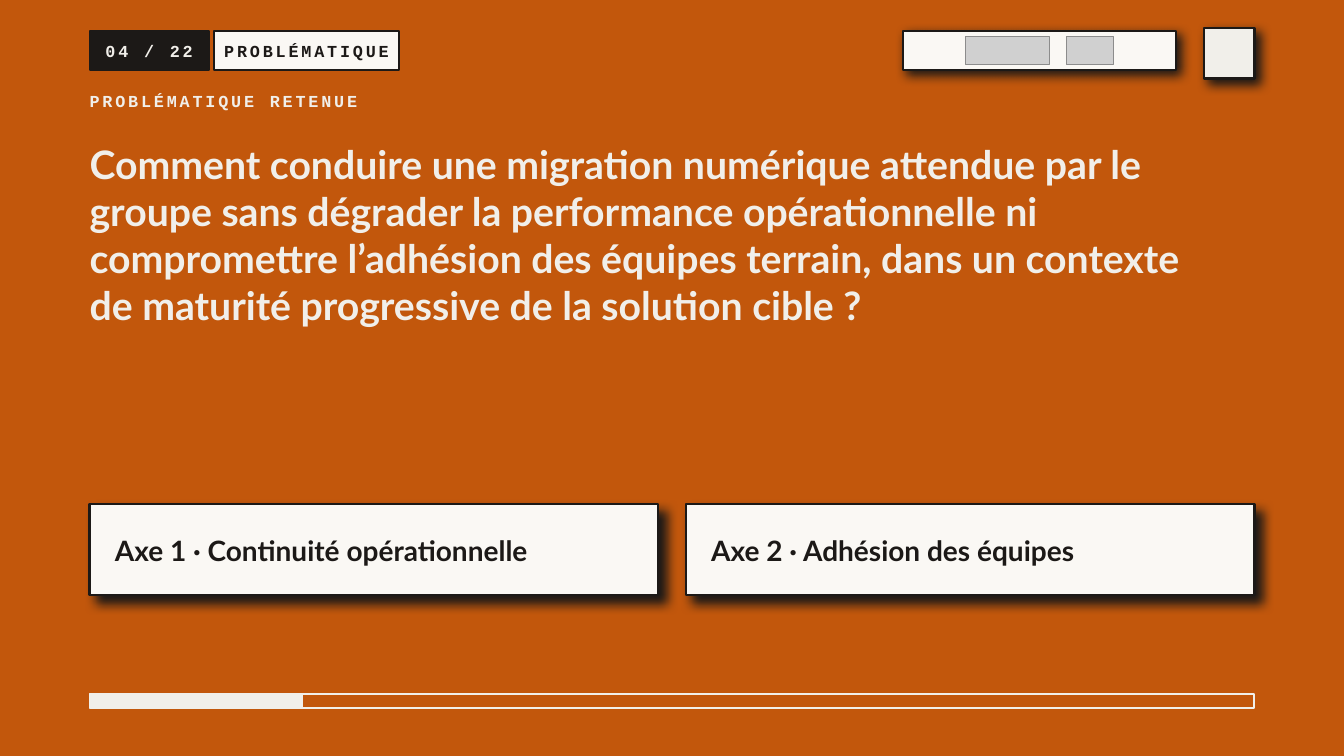
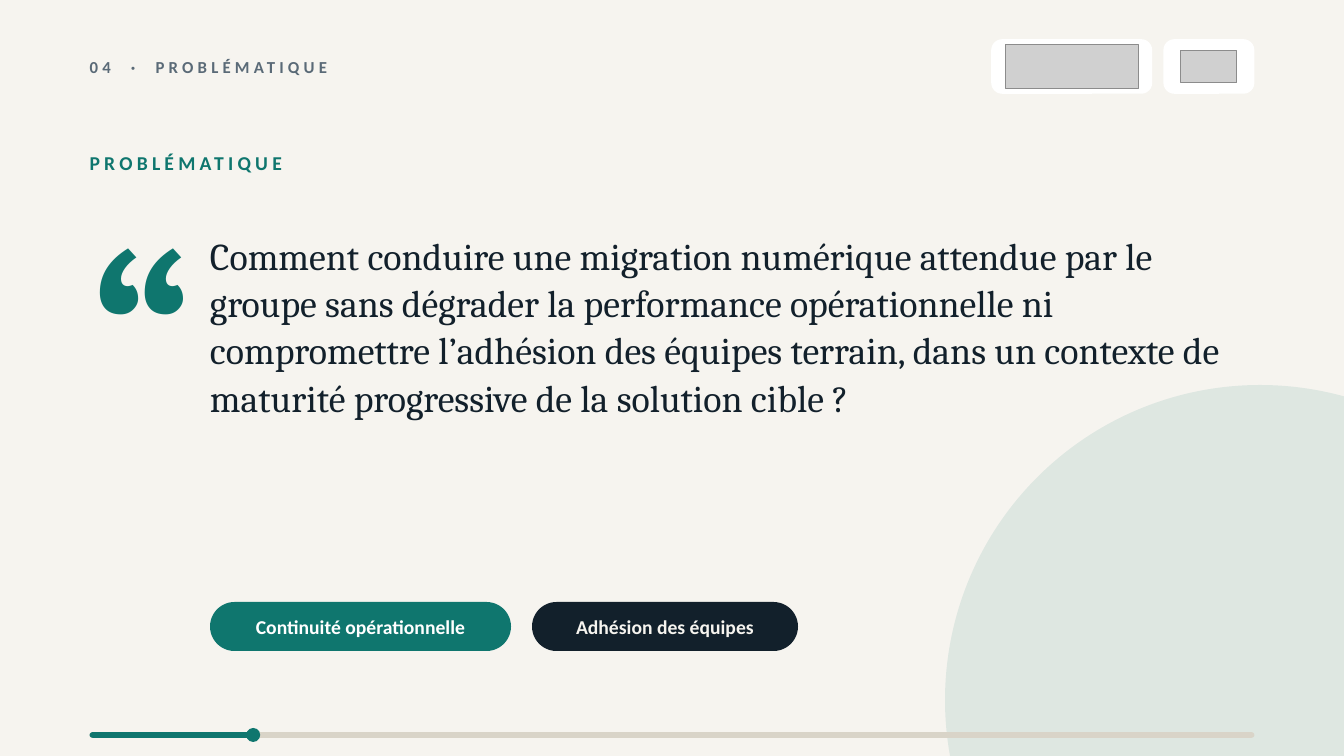
Before and after one commit to falachabt/Icam, a slide deck: slide 4 of Presentation_Kizeo_Teepee.pptx. Drawn at 1344x756 pixels with LibreOffice and Linux fonts; fonts in the diff are those of the drawing; grey boxes stand for pictures. Boxes give left, top, right and bottom in pixels: in the first picture for what was removed or moved away, otherwise in the second. Text is boxed around its words. In the diff, an @@ line names an element or a change of style, - is before the commit and + after.

```diff
--- a/Presentation_Kizeo_Teepee.pptx
+++ b/Presentation_Kizeo_Teepee.pptx
@@ background #C2570C to #F6F4EF @@
@@ rectangle removed at (1204, 28, 1254, 79) @@
@@ rectangle removed at (90, 31, 209, 71) @@
-04 / 22
@@ rectangle removed at (214, 31, 398, 71) @@
-PROBLÉMATIQUE
@@ rectangle removed at (903, 31, 1177, 71) @@
@@ rounded rectangle added at (991, 39, 1152, 94), fill #FFFFFF @@
@@ picture: place and size @@
-picture at (966, 36, 1050, 65)
+picture at (1005, 44, 1138, 89)
@@ rounded rectangle added at (1164, 39, 1254, 94), fill #FFFFFF @@
@@ picture: place and size @@
-picture at (1067, 36, 1114, 65)
+picture at (1182, 50, 1238, 84)
@@ text added at (90, 62, 111, 73), 12 pt, text #5A6A77, bold @@
+04 · PROBLÉMATIQUE
@@ text at (90, 94, 357, 111): text changed; size 12 to 14 pt; font Courier New to Calibri; text colour #F1EFEA to #0F766E @@
-PROBLÉMATIQUE RETENUE
+PROBLÉMATIQUE
@@ text added at (90, 175, 230, 358), 180 pt, text #0F766E, bold @@
+“
@@ text "Comment conduire une migration numérique ...": place and size @@
-text "Comment conduire une migration numérique ..." at (90, 150, 1180, 327)
+text "Comment conduire une migration numérique ..." at (210, 243, 1219, 420)
@@ text "Comment conduire une migration numérique ..." at (210, 243, 1219, 420): size 28 to 27 pt, font Lato to Cambria, text colour #F1EFEA to #12202B, bold off; line spacing 1 to 1.04 @@
@@ ellipse added at (946, 385, 1344, 756), fill #0F766E at 10% opacity @@
@@ rectangle removed at (90, 504, 658, 595) @@
@@ rectangle removed at (687, 504, 1255, 595) @@
@@ rounded rectangle added at (210, 602, 511, 651), fill #0F766E @@
@@ text at (256, 620, 465, 637): text changed; size 20 to 14 pt; font Lato to Calibri; text colour #1C1917 to #FFFFFF @@
-Axe 1 · Continuité opérationnelle
+Continuité opérationnelle
@@ rounded rectangle added at (532, 602, 799, 651), fill #12202B @@
@@ text at (576, 620, 754, 637): text changed; size 20 to 14 pt; font Lato to Calibri; text colour #1C1917 to #F6F4EF @@
-Axe 2 · Adhésion des équipes
+Adhésion des équipes
@@ rectangle removed at (90, 695, 1255, 709) @@
@@ rectangle removed at (90, 695, 301, 709) @@
@@ rounded rectangle added at (90, 732, 1255, 738), fill #D9D4C8 @@
@@ rounded rectangle added at (90, 732, 256, 738), fill #0F766E @@
@@ ellipse added at (246, 728, 260, 742), fill #0F766E @@
```
Also in this commit, not shown: 9 other slides changed, 12 slides added, 12 slides removed, 4 other files.
